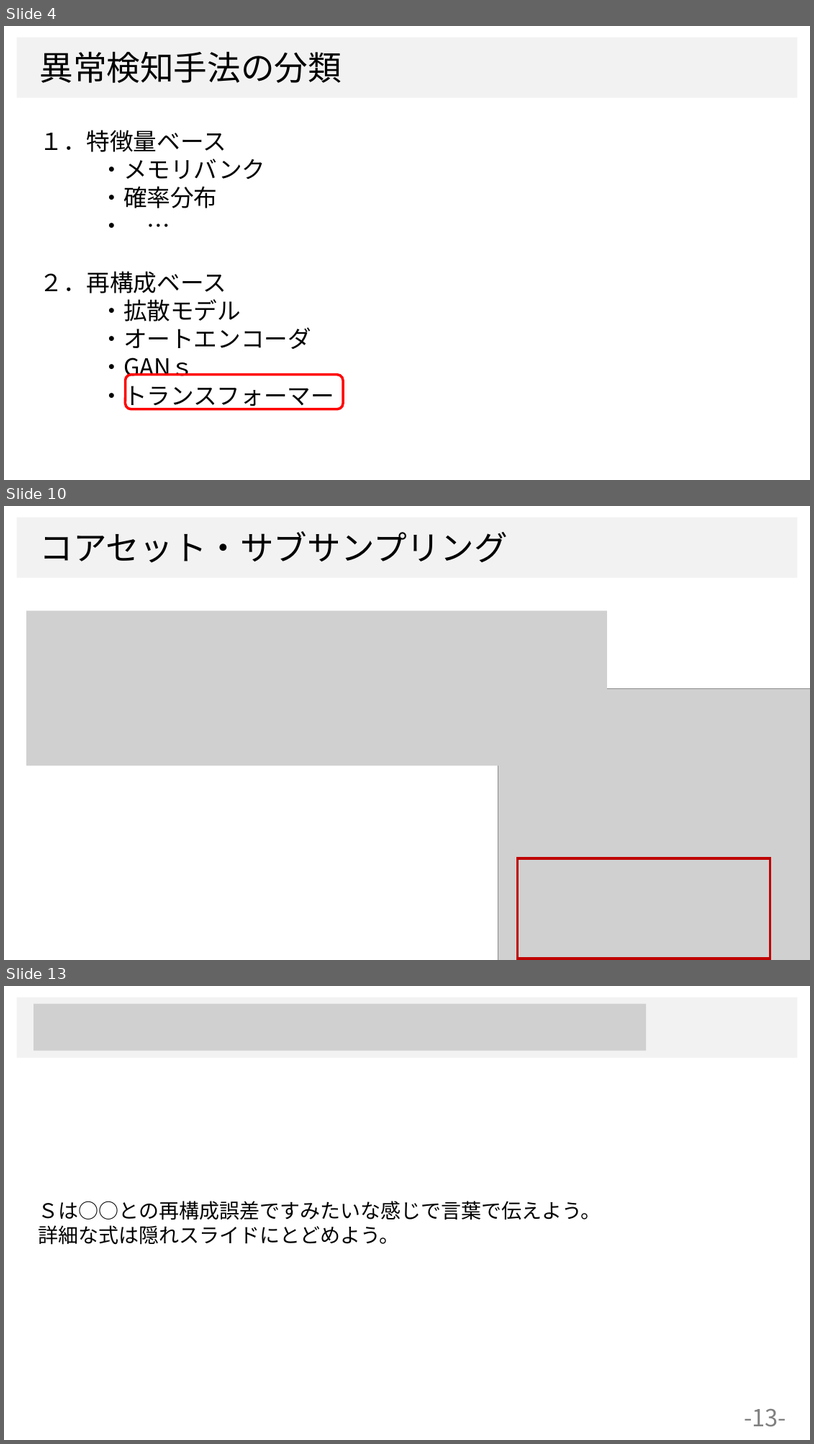
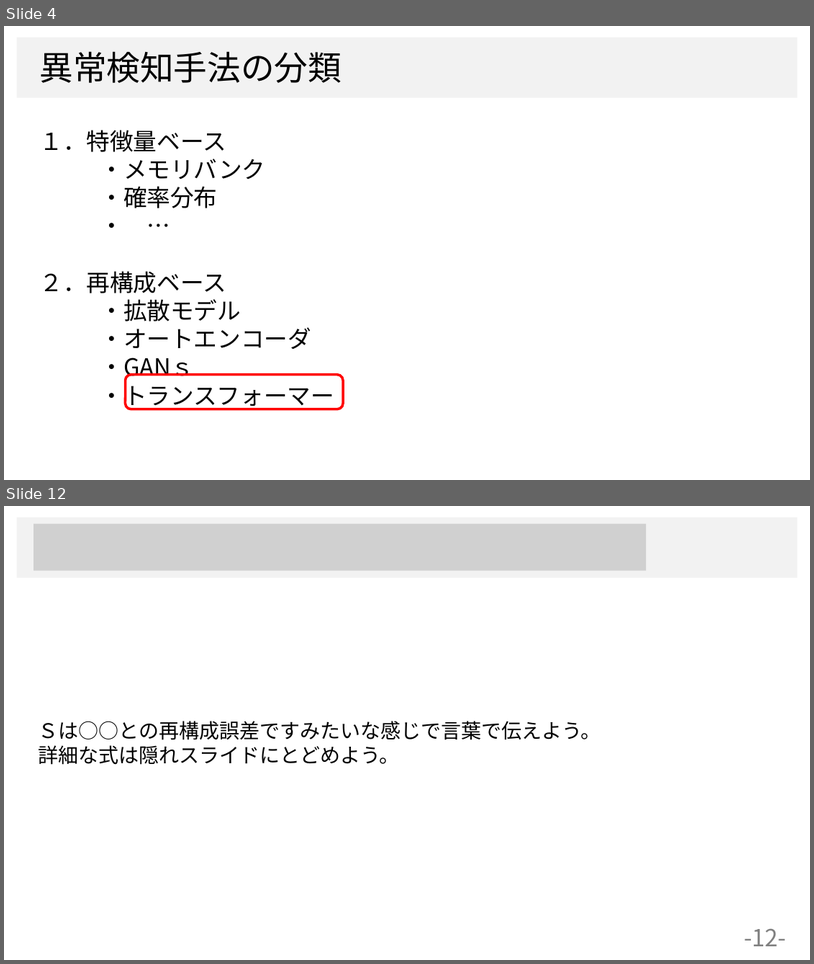
Before and after one commit to dhia-github/haselab-all, a slide deck: 20_発表資料/ゼミ資料/統一モデル_ゼミ資料２.pptx. Shown one above the other, each under a label of ours: slides 4, 10 and 13 before the commit, slides 4 and 12 after it; the slides between them are not shown. The pictures are 814x1444 and 814x964 pixels, drawn with LibreOffice and Linux fonts; fonts in the diff are those of the drawing; grey boxes stand for pictures; background and template pictures are left out. Boxes give left, top, right and bottom in pixels: in the first picture for what was removed or moved away, otherwise in the second. Text is boxed around its words. In the diff, an @@ line names an element or a change of style, - is before the commit and + after.

```diff
--- a/20_発表資料/ゼミ資料/統一モデル_ゼミ資料２.pptx
+++ b/20_発表資料/ゼミ資料/統一モデル_ゼミ資料２.pptx
@@ slide 10 removed at <box>4,506,810,960</box>, background #FFFFFF; not listed: 1 template element that a slide beside it also shows @@
@@ text removed at <box>40,531,508,563</box> @@
-コアセット・サブサンプリング
@@ picture removed at <box>26,610,607,765</box> @@
@@ picture removed at <box>498,689,810,960</box> @@
@@ rectangle removed at <box>517,858,771,958</box> @@
@@ what was slide 13 is now slide 12 @@
@@ page number at <box>744,928,787,946</box>: text changed @@
--13-
+-12-
```
Also in this commit, not shown: 6 slides changed, 6 slides added, 7 other slides removed.
